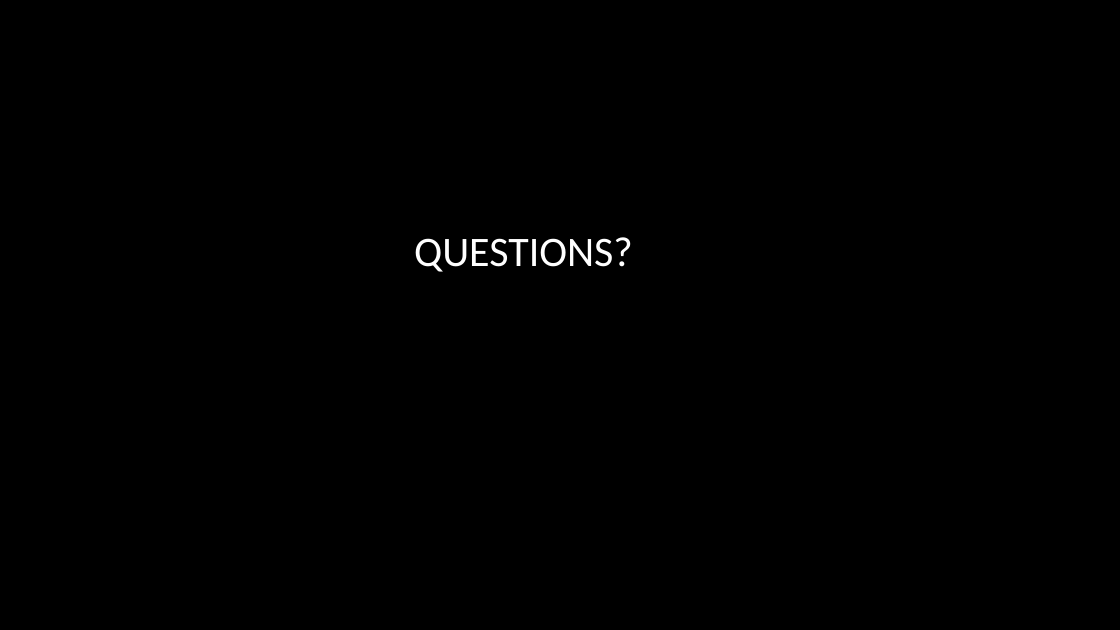
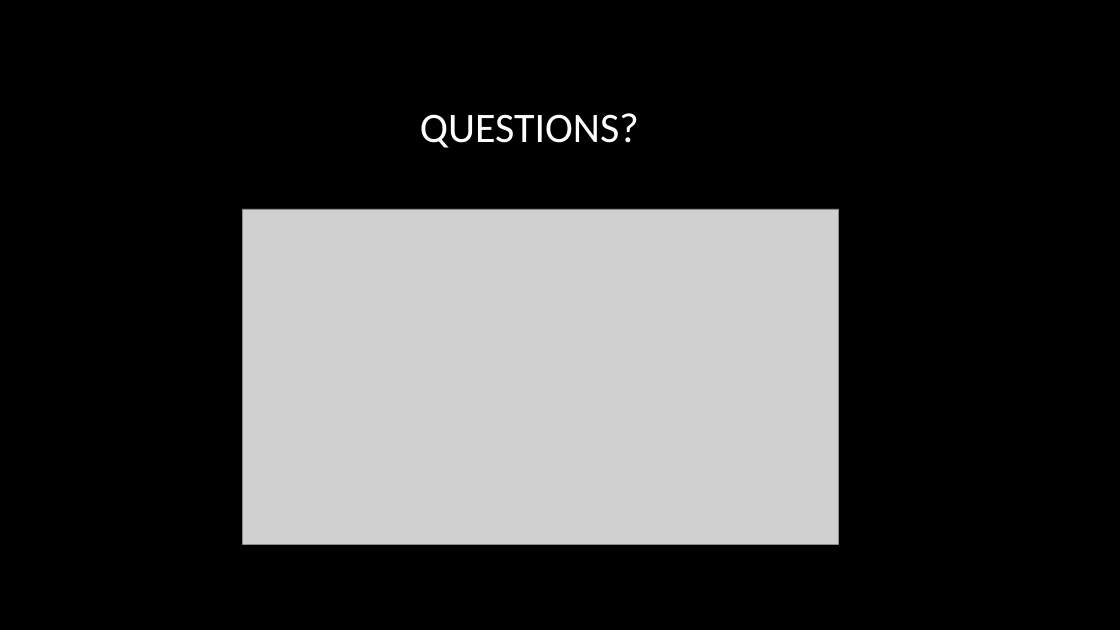
Before and after one commit to TheJonBovi/Pitch_Identifier, a slide deck: slide 16 of embedded C project .pptx (slide 15 before the commit). Drawn at 1120x630 pixels with LibreOffice and Linux fonts; fonts in the diff are those of the drawing; grey boxes stand for pictures; background and template pictures are left out. Boxes give left, top, right and bottom in pixels: in the first picture for what was removed or moved away, otherwise in the second. Text is boxed around its words. In the diff, an @@ line names an element or a change of style, - is before the commit and + after.

```diff
--- a/embedded C project .pptx
+++ b/embedded C project .pptx
@@ title "QUESTIONS?": place and size @@
-title "QUESTIONS?" at box(414, 237, 633, 272)
+title "QUESTIONS?" at box(420, 113, 639, 148)
@@ picture added at box(243, 209, 839, 544) @@
```
Also in this commit, not shown: 5 other slides changed, 1 slide added.
